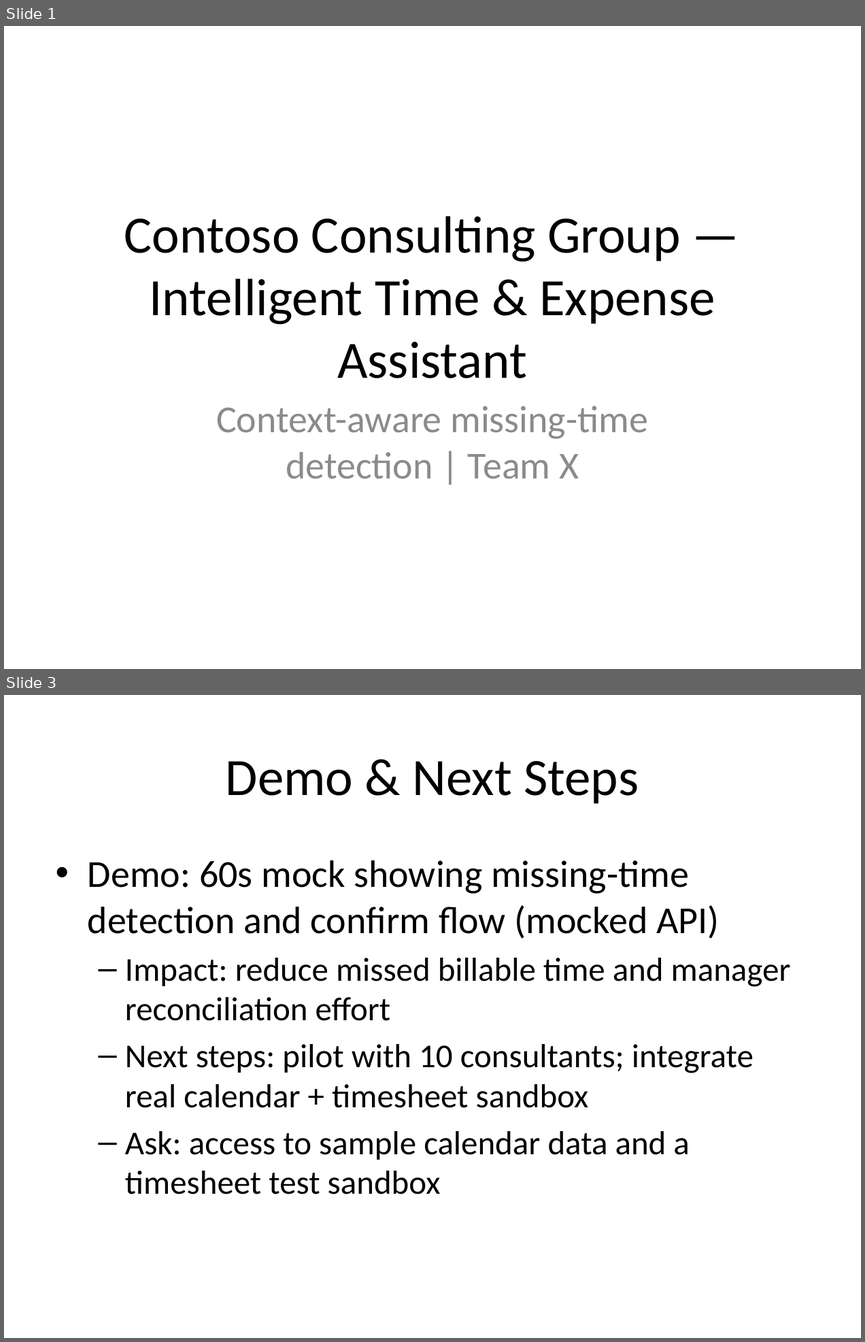
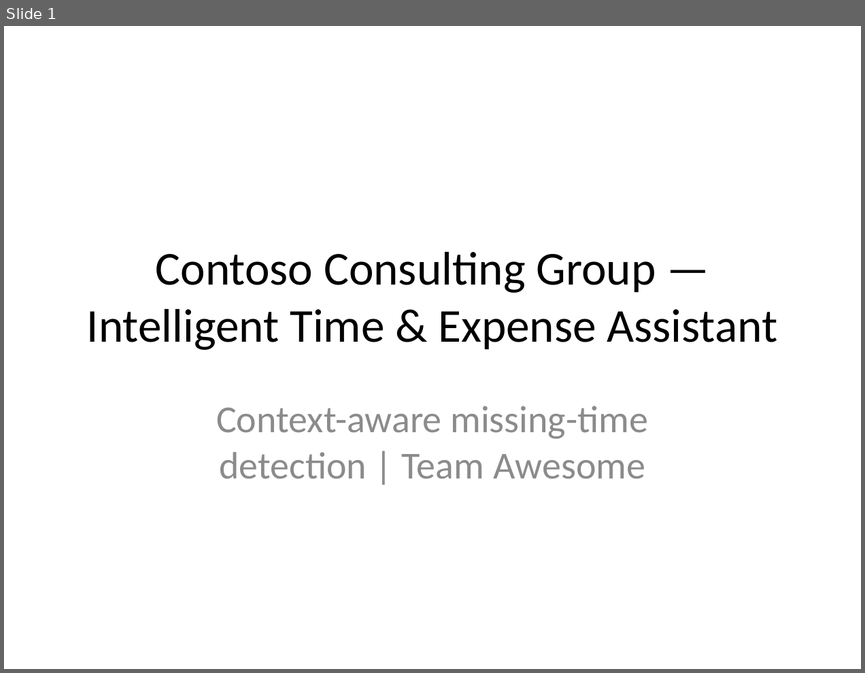
Before and after one commit to Arturo-Quiroga-MSFT/ttu-agentic-revolution-challenge, a slide deck: ccg-presentation/CCG_Readout.pptx. Shown one above the other, each under a label of ours: slides 1 and 3 before the commit, slide 1 after it; the slides between them are not shown. The pictures are 865x1342 and 865x673 pixels, drawn with LibreOffice and Linux fonts; fonts in the diff are those of the drawing. Boxes give left, top, right and bottom in pixels: in the first picture for what was removed or moved away, otherwise in the second. Text is boxed around its words. In the diff, an @@ line names an element or a change of style, - is before the commit and + after.

```diff
--- a/ccg-presentation/CCG_Readout.pptx
+++ b/ccg-presentation/CCG_Readout.pptx
@@ slide 3 removed at (x1=4, y1=695, x2=861, y2=1338), background #FFFFFF @@
@@ title removed at (x1=226, y1=761, x2=638, y2=804) @@
-Demo & Next Steps
@@ text removed at (x1=88, y1=860, x2=791, y2=1194) @@
-• Demo: 60s mock showing missing-time detection and confirm flow (mocked API)
-  – Impact: reduce missed billable time and manager reconciliation effort
-  – Next steps: pilot with 10 consultants; integrate real calendar + timesheet sandbox
-  – Ask: access to sample calendar data and a timesheet test sandbox
@@ slide 1 changed as well @@
@@ title "Contoso Consulting Group — Intelligent ..." at (x1=87, y1=252, x2=777, y2=350): size 44 to 39.6 pt @@
@@ subtitle at (x1=216, y1=405, x2=648, y2=479): text changed @@
-Context-aware missing-time detection | Team X
+Context-aware missing-time detection | Team Awesome
```
Also in this commit, not shown: 3 slides added, 1 other slide removed, 4 other files.
